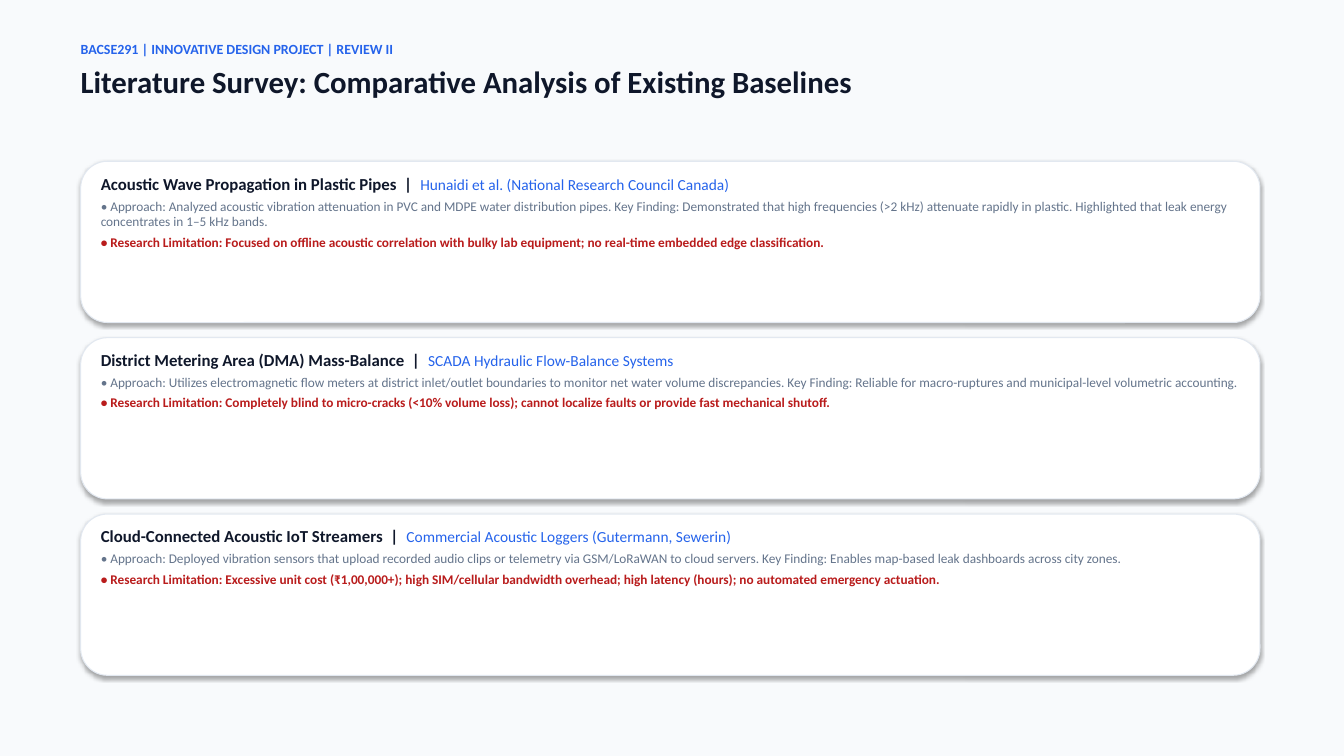
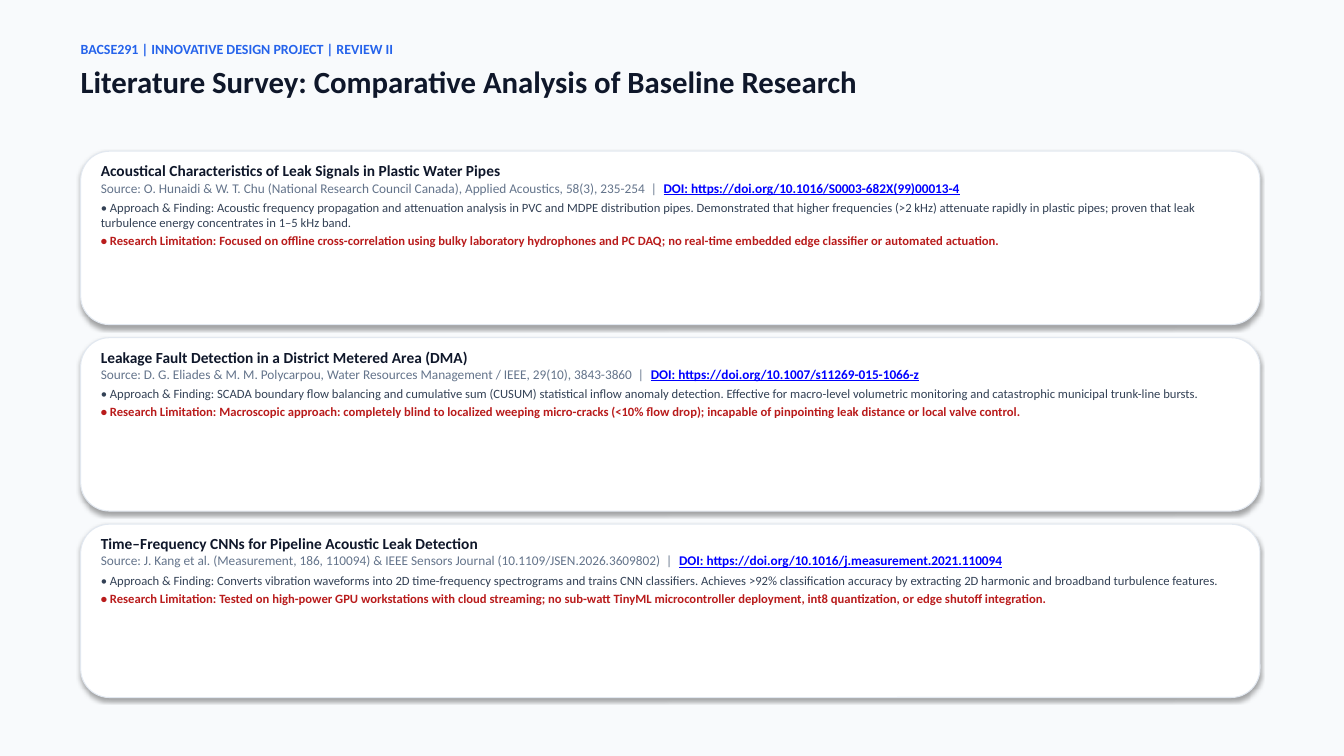
Before and after one commit to attu308/IDP-Acoustic-Leak-Detector, a slide deck: slide 4 of presentation/Review2_Presentation.pptx. Drawn at 1344x756 pixels with LibreOffice and Linux fonts; fonts in the diff are those of the drawing. Boxes give left, top, right and bottom in pixels: in the first picture for what was removed or moved away, otherwise in the second. Text is boxed around its words. In the diff, an @@ line names an element or a change of style, - is before the commit and + after.

Commit message:
docs(presentation): add authoritative data citations to Slide 3 and academic paper DOIs to Slide 4

```diff
--- a/presentation/Review2_Presentation.pptx
+++ b/presentation/Review2_Presentation.pptx
@@ text at <box>81,71,857,98</box>: text changed @@
-Literature Survey: Comparative Analysis of Existing Baselines
+Literature Survey: Comparative Analysis of Baseline Research
@@ rounded rectangle: place and size @@
-rounded rectangle at <box>81,161,1260,323</box>
+rounded rectangle at <box>81,151,1260,325</box>
@@ text at <box>101,165,1195,247</box>: text changed; size 9.5 to 9 pt; text colour #64748B to #334155 @@
-Acoustic Wave Propagation in Plastic Pipes | Hunaidi et al. (National Research Council Canada)
-• Approach: Analyzed acoustic vibration attenuation in PVC and MDPE water distribution pipes. Key Finding: Demonstrated that high frequencies (>2 kHz) attenuate rapidly in plastic. Highlighted that leak energy concentrates in 1–5 kHz bands.
-• Research Limitation: Focused on offline acoustic correlation with bulky lab equipment; no real-time embedded edge classification.
+Acoustical Characteristics of Leak Signals in Plastic Water Pipes
+Source: O. Hunaidi & W. T. Chu (National Research Council Canada), Applied Acoustics, 58(3), 235-254 | DOI: https://doi.org/10.1016/S0003-682X(99)00013-4
+• Approach & Finding: Acoustic frequency propagation and attenuation analysis in PVC and MDPE distribution pipes. Demonstrated that higher frequencies (>2 kHz) attenuate rapidly in plastic pipes; proven that leak turbulence energy concentrates in 1–5 kHz band.
+• Research Limitation: Focused on offline cross-correlation using bulky laboratory hydrophones and PC DAQ; no real-time embedded edge classifier or automated actuation.
@@ rounded rectangle: place and size @@
-rounded rectangle at <box>81,338,1260,499</box>
+rounded rectangle at <box>81,338,1260,511</box>
@@ text at <box>101,351,1198,418</box>: text changed; size 9.5 to 9 pt; text colour #64748B to #334155 @@
-District Metering Area (DMA) Mass-Balance | SCADA Hydraulic Flow-Balance Systems
-• Approach: Utilizes electromagnetic flow meters at district inlet/outlet boundaries to monitor net water volume discrepancies. Key Finding: Reliable for macro-ruptures and municipal-level volumetric accounting.
-• Research Limitation: Completely blind to micro-cracks (<10% volume loss); cannot localize faults or provide fast mechanical shutoff.
+Leakage Fault Detection in a District Metered Area (DMA)
+Source: D. G. Eliades & M. M. Polycarpou, Water Resources Management / IEEE, 29(10), 3843-3860 | DOI: https://doi.org/10.1007/s11269-015-1066-z
+• Approach & Finding: SCADA boundary flow balancing and cumulative sum (CUSUM) statistical inflow anomaly detection. Effective for macro-level volumetric monitoring and catastrophic municipal trunk-line bursts.
+• Research Limitation: Macroscopic approach: completely blind to localized weeping micro-cracks (<10% flow drop); incapable of pinpointing leak distance or local valve control.
@@ rounded rectangle: place and size @@
-rounded rectangle at <box>81,514,1260,676</box>
+rounded rectangle at <box>81,524,1260,698</box>
@@ text at <box>101,538,1217,605</box>: text changed; size 9.5 to 9 pt; text colour #64748B to #334155 @@
-Cloud-Connected Acoustic IoT Streamers | Commercial Acoustic Loggers (Gutermann, Sewerin)
-• Approach: Deployed vibration sensors that upload recorded audio clips or telemetry via GSM/LoRaWAN to cloud servers. Key Finding: Enables map-based leak dashboards across city zones.
-• Research Limitation: Excessive unit cost (₹1,00,000+); high SIM/cellular bandwidth overhead; high latency (hours); no automated emergency actuation.
+Time–Frequency CNNs for Pipeline Acoustic Leak Detection
+Source: J. Kang et al. (Measurement, 186, 110094) & IEEE Sensors Journal (10.1109/JSEN.2026.3609802) | DOI: https://doi.org/10.1016/j.measurement.2021.110094
+• Approach & Finding: Converts vibration waveforms into 2D time-frequency spectrograms and trains CNN classifiers. Achieves >92% classification accuracy by extracting 2D harmonic and broadband turbulence features.
+• Research Limitation: Tested on high-power GPU workstations with cloud streaming; no sub-watt TinyML microcontroller deployment, int8 quantization, or edge shutoff integration.
```
Also in this commit, not shown: 1 slide added, 1 slide removed, 2 other files.
